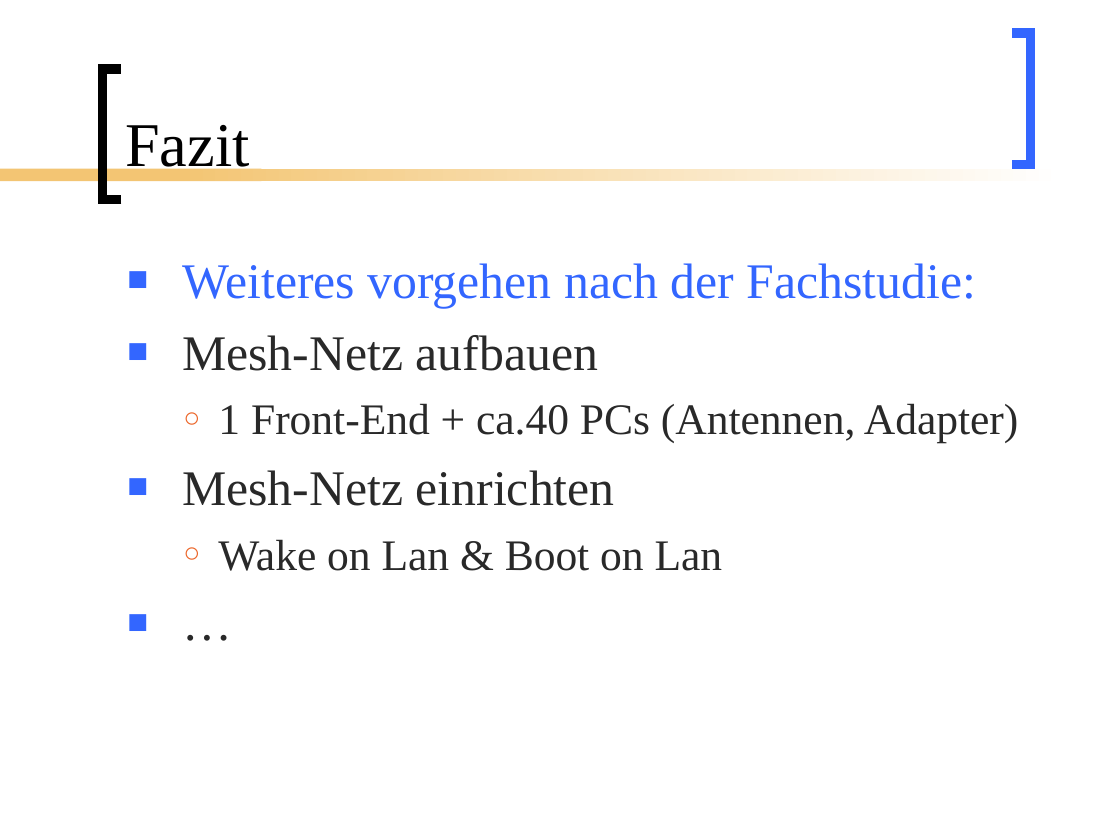
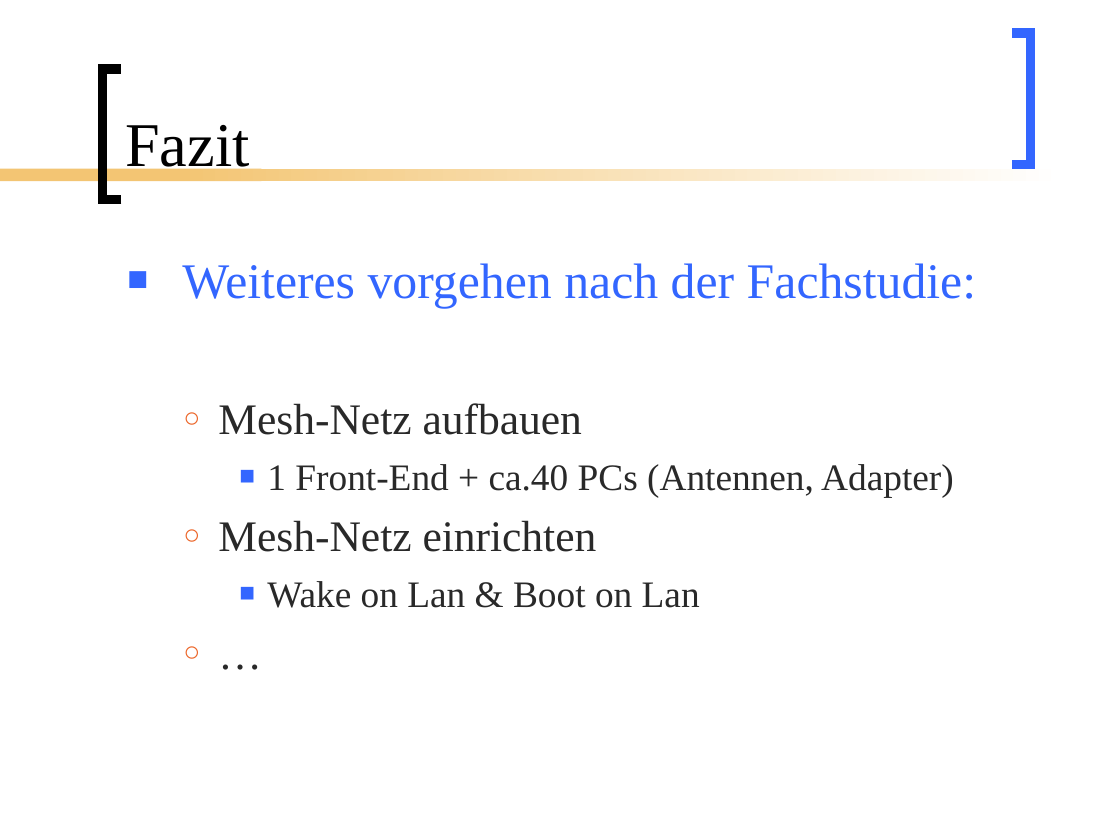
Before and after one commit to BackupTheBerlios/mesh2nexus-svn, a slide deck: slide 23 of documents/folien/Mesh_Vortrag.ppt. Drawn at 1120x840 pixels with LibreOffice and Linux fonts; fonts in the diff are those of the drawing. Boxes give left, top, right and bottom in pixels: in the first picture for what was removed or moved away, otherwise in the second. Text is boxed around its words. In the diff, an @@ line names an element or a change of style, - is before the commit and + after.

```diff
--- a/documents/folien/Mesh_Vortrag.ppt
+++ b/documents/folien/Mesh_Vortrag.ppt
@@ text at (x1=218, y1=403, x2=954, y2=608): size 32 to 28 pt in "Mesh-Netz aufbauen", "Mesh-Netz einrichten", "…"; size 28 to 24 pt in "1 Front-End + ca.40 PCs (Antennen, Adapter)", "Wake on Lan & Boot on Lan"; bullet ■ to ○; list level 1 to 2 in "Mesh-Netz aufbauen"; bullet colour #3366FF to #EC6528; bullet ○ to ■; list level 2 to 3 in "1 Front-End + ca.40 PCs ..."; bullet colour #EC6528 to #3366FF; list level 1 to 2 in "Mesh-Netz einrichten"; list level 2 to 3 in "Wake on Lan & Boot ..."; list level 1 to 2 in "…" @@
```
Also in this commit, not shown: 3 other slides changed.
